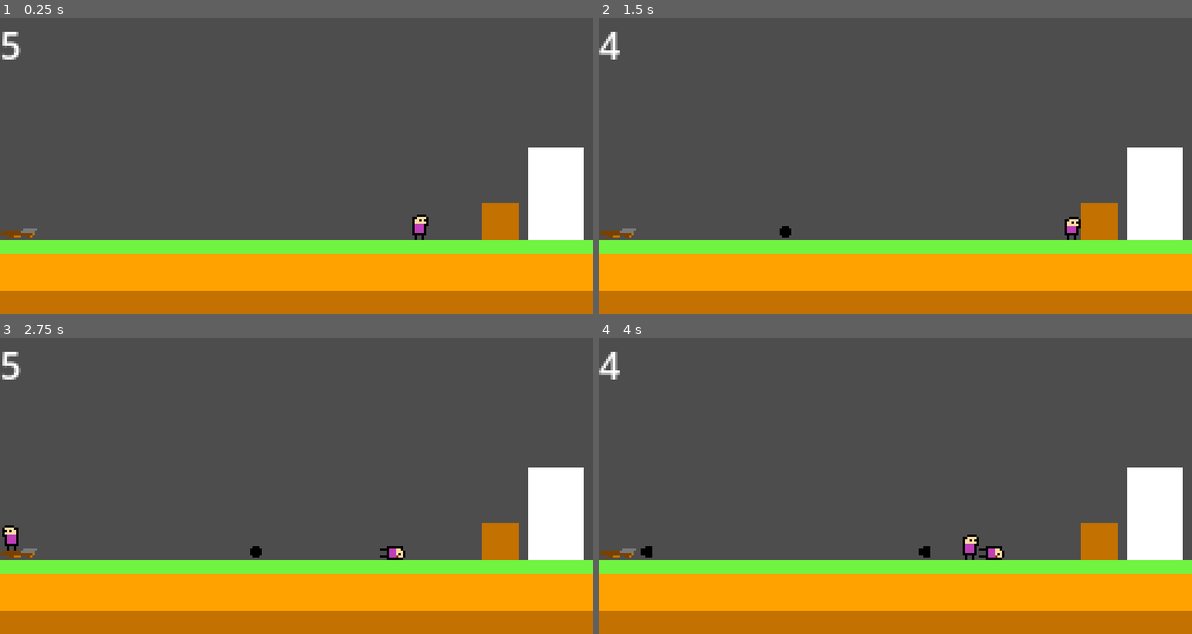
Above: before the commit, frames 1-4 (two rows, left to right).
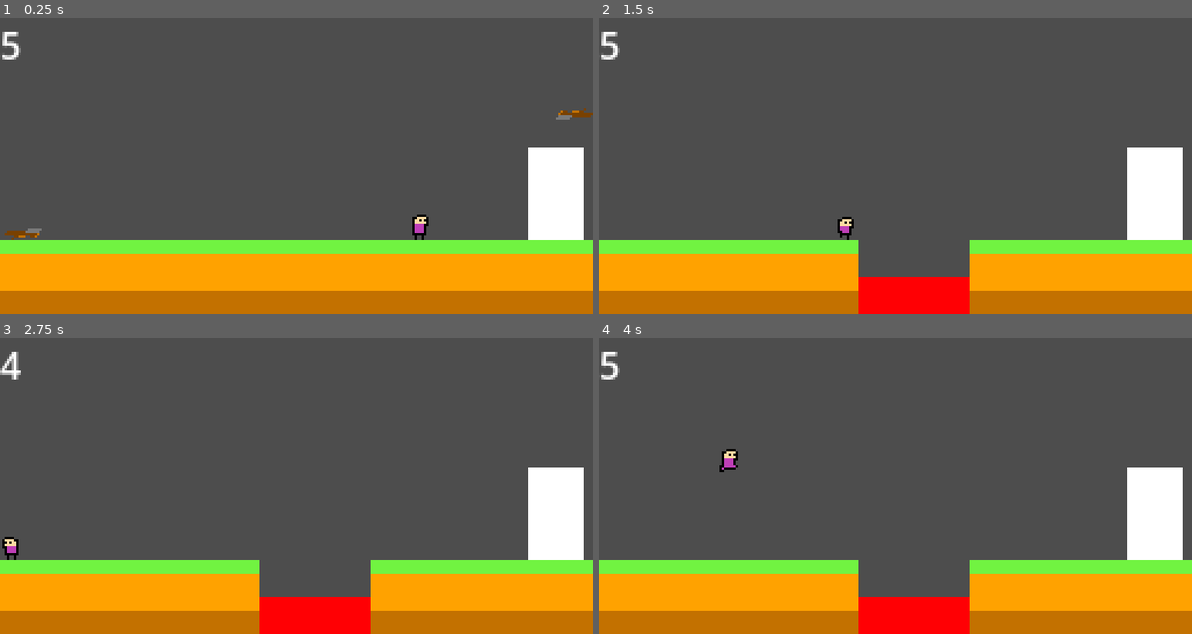
Above: after the commit, the same moments.

Repository: KeichiTS/Go-Godot-Jam-4
Game: Godot game, scene res://scenes/Levels/level_1.tscn
Same seed, same stepped clock (60 frames per second), same inputs: the game is played once before the commit and once after it.
Inputs:
- Up to frame 1 (0.25 s): no input
- Up to frame 2 (1.5 s): hold Right (ui_right) from 0.53 s (still down); tap E (carrying) at 0.6, 1.35 s
- Up to frame 3 (2.75 s): release Right (ui_right) at 2.03 s; hold Left (ui_left) from 2.03 s (still down); tap E (carrying) at 2.1 s
- Up to frame 4 (4 s): release Left (ui_left) at 2.78 s; hold Right (ui_right) from 2.78 s (still down); tap E (carrying) at 2.85, 3.6 s

The runs differ from the first frame. In frame 1, 1.0% of the frame differs, in the area x 0-100%, y 30-75%; in frame 2, 6.2%; in frame 3, 6.3%; in frame 4, 6.5%, in the area x 0-88%, y 4-100%.

Commit message:
Arbalest_changes

Diff:
--- a/scenes/Levels/level_1.tscn
+++ b/scenes/Levels/level_1.tscn
@@ -1,21 +1,17 @@
-[gd_scene load_steps=8 format=3 uid="uid://bdhpyw4w1iqjm"]
+[gd_scene load_steps=6 format=3 uid="uid://bdhpyw4w1iqjm"]
 
 [ext_resource type="Script" path="res://scripts/test_map.gd" id="1_fccgm"]
 [ext_resource type="PackedScene" uid="uid://bf21ln7hg4oka" path="res://scenes/ground_tile.tscn" id="1_fedyx"]
 [ext_resource type="PackedScene" uid="uid://b08edfre7tjm8" path="res://scenes/player.tscn" id="2_l0gwa"]
 [ext_resource type="PackedScene" uid="uid://b6ic17vdesssu" path="res://scenes/portal.tscn" id="3_fg73g"]
-[ext_resource type="Script" path="res://scripts/arbalest.gd" id="6_5jn2u"]
-[ext_resource type="Texture2D" uid="uid://5xbrco4ub3dj" path="res://assets/objects_sprites/Arbalest.png" id="7_dev0g"]
-
-[sub_resource type="RectangleShape2D" id="RectangleShape2D_ip2jw"]
-size = Vector2(15, 4)
+[ext_resource type="PackedScene" uid="uid://bwnrfj0deacsq" path="res://scenes/arbalest.tscn" id="5_hkuju"]
 
 [node name="Level_1" type="Node"]
 script = ExtResource("1_fccgm")
 initial_position = Vector2(24, -34)
 
 [node name="Ground_tile" parent="." instance=ExtResource("1_fedyx")]
-layer_0/tile_data = PackedInt32Array(-1, 0, 2, 65535, 0, 2,  …(1148 unchanged characters)… 96609, 0, 2, -131073, 0, 2, -65537, 0, 2, 327693, 0, 2)
+layer_0/tile_data = PackedInt32Array(-1, 0, 2, 65535, 0, 2,  …(1148 unchanged characters)… 96609, 0, 2, -131073, 0, 2, -65537, 0, 2)
 
 [node name="Player" parent="." instance=ExtResource("2_l0gwa")]
 position = Vector2(182, 82)
@@ -23,22 +19,10 @@
 [node name="Portal" parent="." instance=ExtResource("3_fg73g")]
 position = Vector2(240, 76)
 
-[node name="Arbalest" type="StaticBody2D" parent="."]
-position = Vector2(8, 93)
-collision_layer = 4
-script = ExtResource("6_5jn2u")
+[node name="Arbalest" parent="." instance=ExtResource("5_hkuju")]
+position = Vector2(10, 93)
 
-[node name="muzzle" type="Marker2D" parent="Arbalest"]
-position = Vector2(13, 0)
-
-[node name="sprite" type="Sprite2D" parent="Arbalest"]
-texture = ExtResource("7_dev0g")
-
-[node name="shape" type="CollisionShape2D" parent="Arbalest"]
-position = Vector2(-0.5, 1)
-shape = SubResource("RectangleShape2D_ip2jw")
-
-[node name="Timer" type="Timer" parent="Arbalest"]
-autostart = true
-
-[connection signal="timeout" from="Arbalest/Timer" to="Arbalest" method="_on_timer_timeout"]
+[node name="Arbalest2" parent="." instance=ExtResource("5_hkuju")]
+position = Vector2(248, 42)
+scale = Vector2(-1, -1)
+to_the_left = true
--- /dev/null
+++ b/scenes/arbalest.tscn
@@ -0,0 +1,26 @@
+[gd_scene load_steps=4 format=3 uid="uid://bwnrfj0deacsq"]
+
+[ext_resource type="Script" path="res://scripts/arbalest.gd" id="1_kqaap"]
+[ext_resource type="Texture2D" uid="uid://5xbrco4ub3dj" path="res://assets/objects_sprites/Arbalest.png" id="2_yvb5t"]
+
+[sub_resource type="RectangleShape2D" id="RectangleShape2D_ip2jw"]
+size = Vector2(15, 4)
+
+[node name="Arbalest" type="StaticBody2D"]
+collision_layer = 4
+script = ExtResource("1_kqaap")
+
+[node name="muzzle" type="Marker2D" parent="."]
+position = Vector2(13, 0)
+
+[node name="sprite" type="Sprite2D" parent="."]
+texture = ExtResource("2_yvb5t")
+
+[node name="shape" type="CollisionShape2D" parent="."]
+position = Vector2(-0.5, 1)
+shape = SubResource("RectangleShape2D_ip2jw")
+
+[node name="Timer" type="Timer" parent="."]
+autostart = true
+
+[connection signal="timeout" from="Timer" to="." method="_on_timer_timeout"]
--- a/scripts/Bullet.gd
+++ b/scripts/Bullet.gd
@@ -1,6 +1,6 @@
 extends Area2D
 
-@export var to_the_left_to_the_left = false
+var to_the_left_to_the_left = false
 var velocity = 120
 
 func _ready():
--- a/scripts/arbalest.gd
+++ b/scripts/arbalest.gd
@@ -1,9 +1,10 @@
 extends StaticBody2D
 
 var projectile = preload('res://scenes/bullet.tscn')
-
+@export var to_the_left = false
 
 func _on_timer_timeout():
 	var proj = projectile.instantiate()
 	proj.global_position = $muzzle.global_position
+	proj.to_the_left_to_the_left = to_the_left
 	get_parent().add_child(proj)
